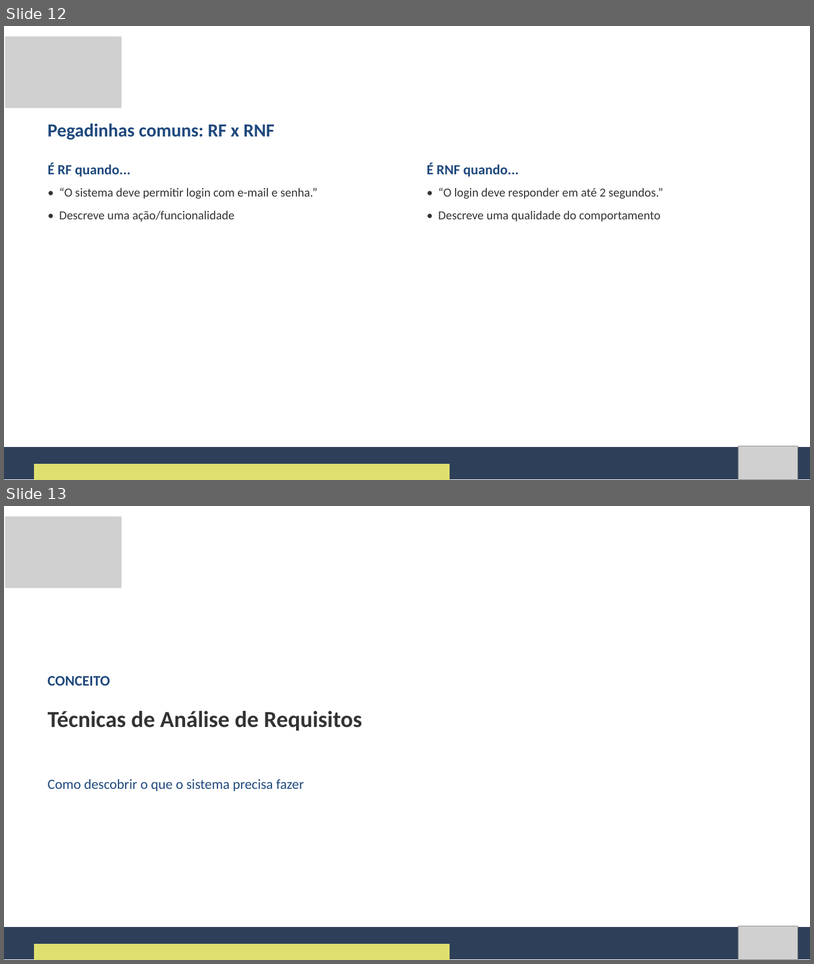
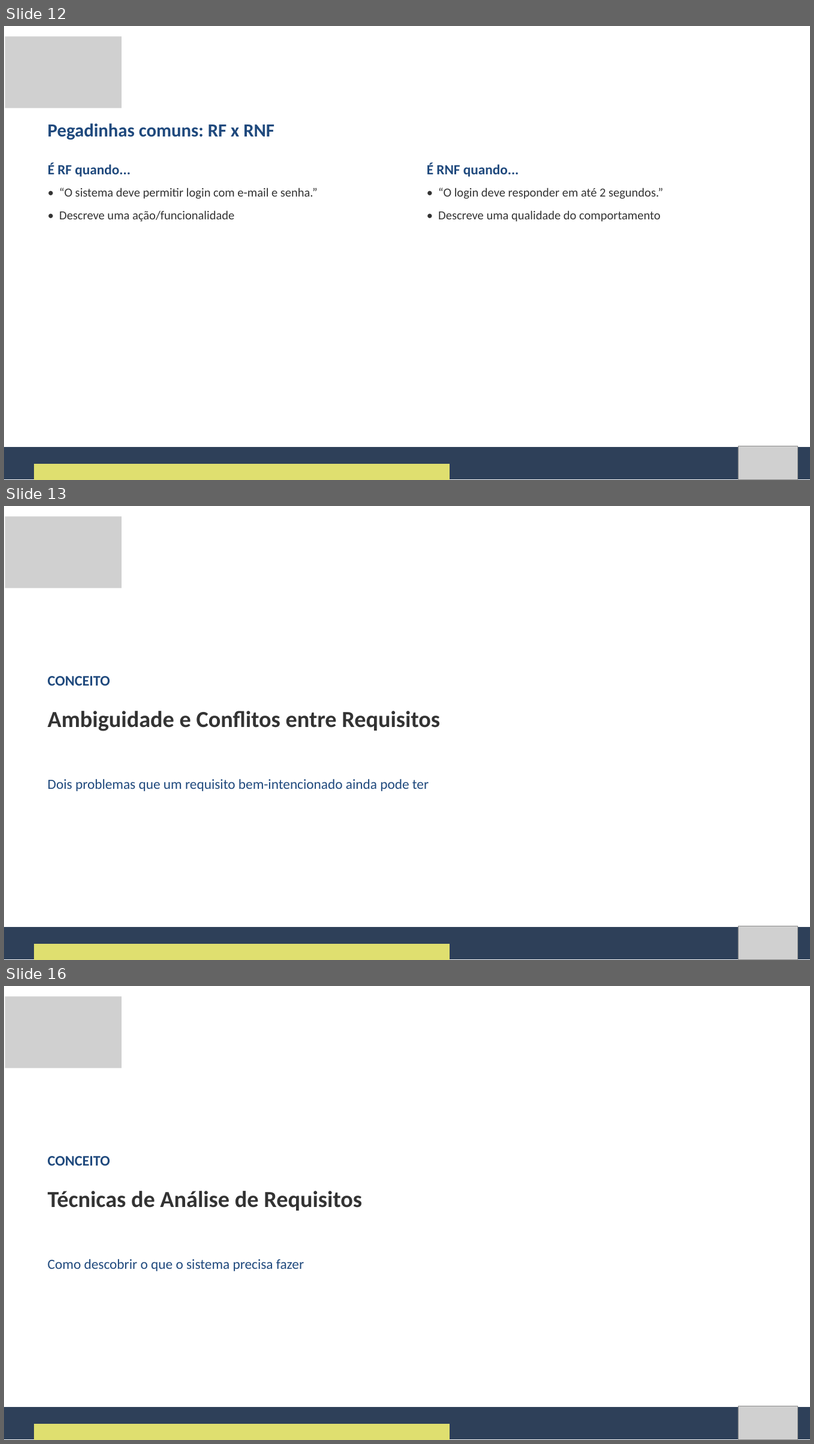
Before and after one commit to Natan20/Curso-Modelagem-De-Sistemas-Material, a slide deck: Aula 02 - 04-09-2026/Aula 2 - Slides.pptx. Shown one above the other, each under a label of ours: slides 12 and 13 before the commit, slides 12, 13 and 16 after it; the slides between them are not shown. The pictures are 814x964 and 814x1444 pixels, drawn with LibreOffice and Linux fonts; fonts in the diff are those of the drawing; grey boxes stand for pictures. Boxes give left, top, right and bottom in pixels: in the first picture for what was removed or moved away, otherwise in the second. Text is boxed around its words. In the diff, an @@ line names an element or a change of style, - is before the commit and + after.

Commit message:
Atualiza Aulas 1-2 com novos conteudos e restringe repo as Aulas 1-2
Aula 1: slides de correcao coletiva ampliada apos a atividade pratica.
Aula 2: novas secoes de ambiguidade/conflitos de requisitos e priorizacao
MoSCoW na apostila e nos slides, com material de reserva.

Remove do rastreamento as Aulas 3-21 (arquivos continuam no disco) para
adicionar aula a aula conforme forem finalizadas. Restaura o README.md.

```diff
--- a/Aula 02 - 04-09-2026/Aula 2 - Slides.pptx
+++ b/Aula 02 - 04-09-2026/Aula 2 - Slides.pptx
@@ slide 13 added at [4, 506, 810, 960], background #FFFFFF @@
@@ picture added at [5, 516, 122, 588] @@
@@ text added at [48, 676, 110, 685], 26 pt, text #1F497D, bold @@
+CONCEITO
@@ text added at [48, 711, 440, 731], 41 pt, text #333333, bold @@
+Ambiguidade e Conflitos entre Requisitos
@@ text added at [48, 778, 429, 791], 25 pt, text #1F497D @@
+Dois problemas que um requisito bem-intencionado ainda pode ter
@@ freeform shape added at [4, 927, 810, 959], fill #2E4059 @@
@@ picture added at [738, 926, 798, 959] @@
@@ freeform shape added at [34, 943, 450, 960], fill #DFDF6F @@
@@ what was slide 13 is now slide 16 @@
```
Also in this commit, not shown: 5 slides changed, 9 other slides added, 59 other files.
